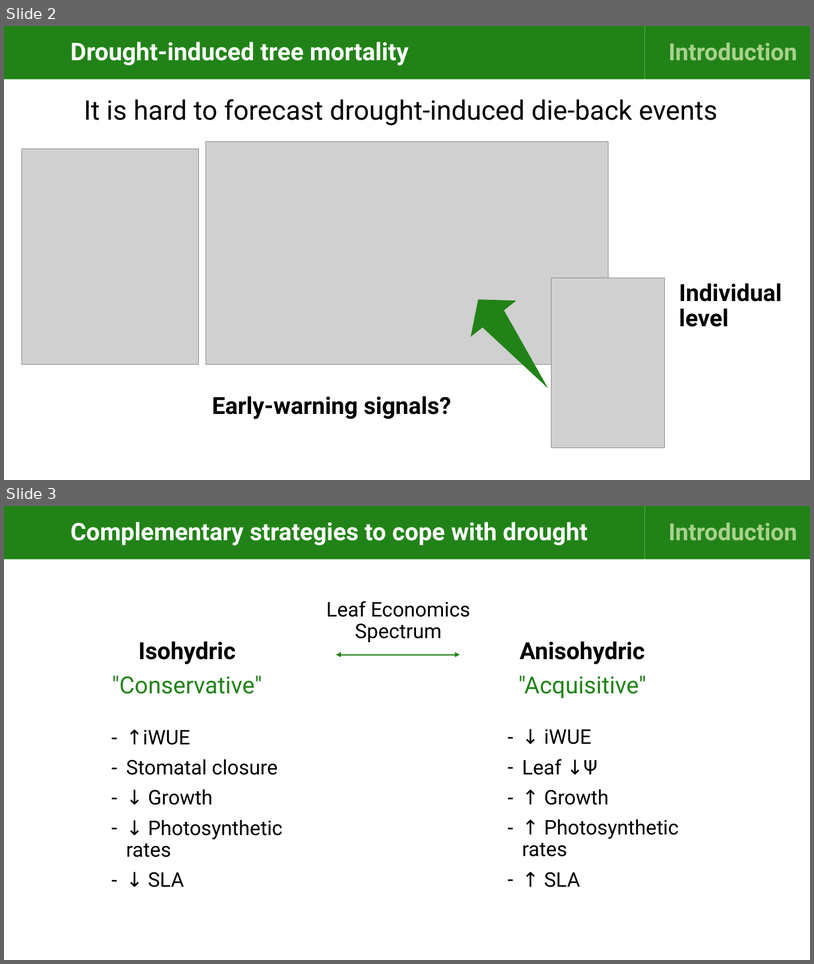
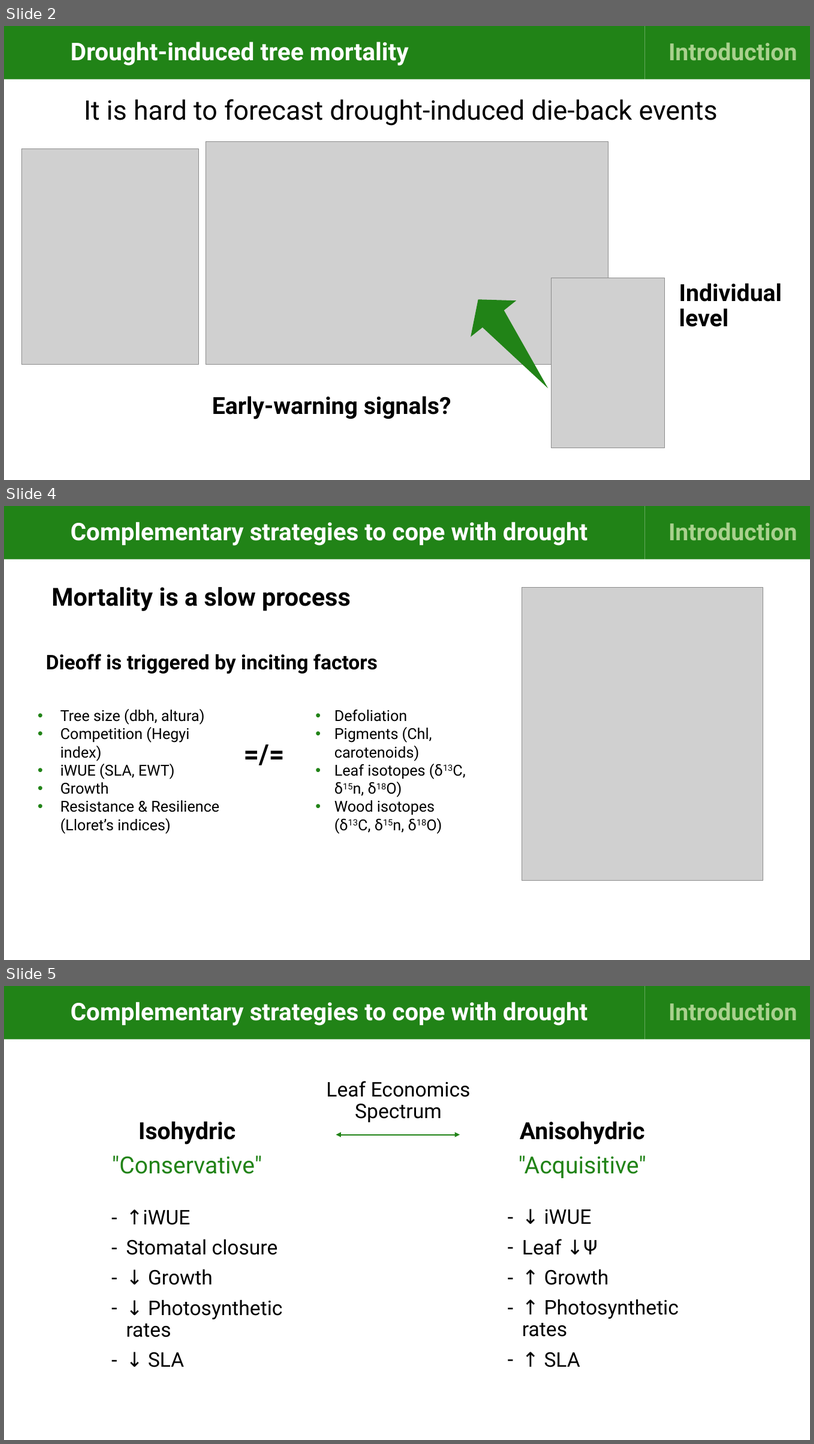
Before and after one commit to cris-fernandez/Tesis_Individuo, a slide deck: 06_ppts/exploratory_analysis_figures_v7.pptx. Shown one above the other, each under a label of ours: slides 2 and 3 before the commit, slides 2, 4 and 5 after it; the slides between them are not shown. The pictures are 814x964 and 814x1444 pixels, drawn with LibreOffice and Linux fonts; fonts in the diff are those of the drawing; grey boxes stand for pictures. Boxes give left, top, right and bottom in pixels: in the first picture for what was removed or moved away, otherwise in the second. Text is boxed around its words. In the diff, an @@ line names an element or a change of style, - is before the commit and + after.

```diff
--- a/06_ppts/exploratory_analysis_figures_v7.pptx
+++ b/06_ppts/exploratory_analysis_figures_v7.pptx
@@ slide 4 added at (4, 506, 810, 960), background #FFFFFF @@
@@ rectangle added at (4, 506, 645, 559), fill #218317, 28.8 pt, text #FFFFFF, bold @@
+Complementary strategies to cope with drought
@@ rectangle added at (645, 506, 810, 559), fill #218317, 28 pt, text #A9D18E, bold @@
+Introduction.
@@ text added at (51, 587, 351, 611), 29.6 pt, text #000000, bold @@
+Mortality is a slow process
@@ picture added at (522, 587, 763, 880) @@
@@ text added at (46, 654, 378, 673), 24 pt, text #000000, bold @@
+Dieoff is triggered by inciting factors
@@ text added at (60, 709, 219, 834), 18 pt, text #000000 @@
+• Tree size (dbh, altura)
+• Competition (Hegyi index)
+• iWUE (SLA, EWT)
+• Growth
+• Resistance & Resilience (Lloret’s indices)
@@ text added at (335, 709, 435, 814), 18 pt, text #000000 @@
+• Defoliation
+• Pigments (Chl, carotenoids)
+• Leaf isotopes (δ13C, δ15n, δ18O)
+• Wood isotopes (δ13C, δ15n, δ18O)
@@ text added at (204, 734, 324, 773), 32 pt, text #000000, bold @@
+=/=
@@ what was slide 3 is now slide 5 @@
```
Also in this commit, not shown: 2 slides changed, 1 other slide added, 1 other file.
